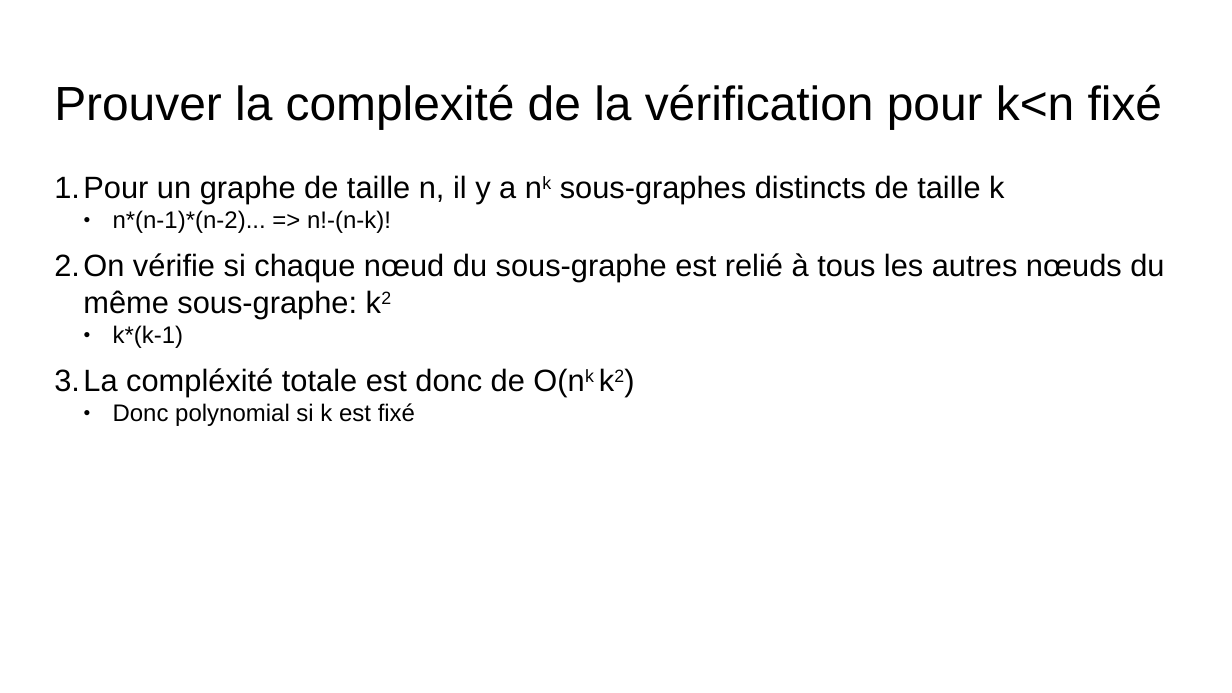
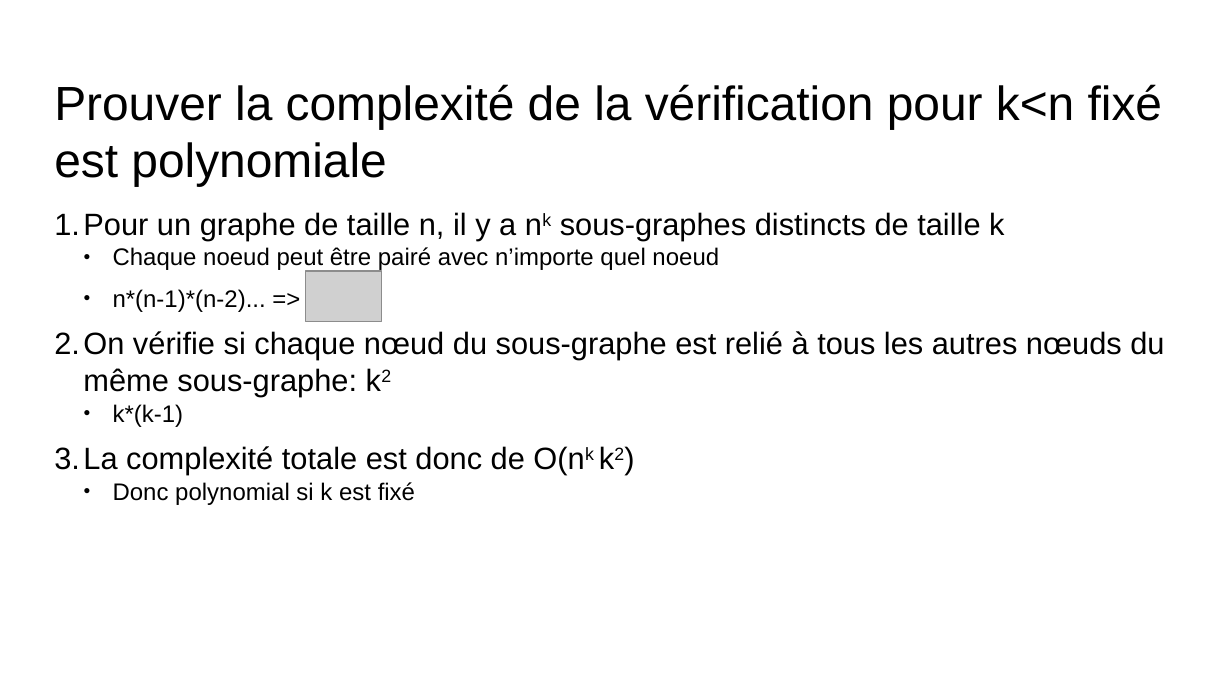
Before and after one commit to claudiosousa/hepia-projects-Math_S6_TP1, a slide deck: slide 2 of TP1 Math.odp. Drawn at 1232x693 pixels with LibreOffice and Linux fonts; fonts in the diff are those of the drawing; grey boxes stand for pictures. Boxes give left, top, right and bottom in pixels: in the first picture for what was removed or moved away, otherwise in the second. Text is boxed around its words. In the diff, an @@ line names an element or a change of style, - is before the commit and + after.

```diff
--- a/TP1 Math.odp
+++ b/TP1 Math.odp
@@ title at box(54, 84, 1162, 186): text changed @@
-Prouver la complexité de la vérification pour k<n fixé
+Prouver la complexité de la vérification pour k<n fixé
+est polynomiale
@@ text "Pour un graphe de taille ...": place and size @@
-text "Pour un graphe de taille ..." at box(83, 175, 1164, 426)
+text "Pour un graphe de taille ..." at box(83, 212, 1164, 505)
@@ text at box(113, 247, 719, 312): text changed @@
-  ● n*(n-1)*(n-2)... => n!-(n-k)!
+  ● Chaque noeud peut être pairé avec n’importe quel noeud
+  ● n*(n-1)*(n-2)... =>
@@ picture added at box(306, 271, 382, 322) @@
@@ text at box(83, 446, 584, 475): text changed @@
-3. La compléxité totale est donc de O(nk k2)
+3. La complexité totale est donc de O(nk k2)
```
Also in this commit, not shown: 1 other slide changed.
